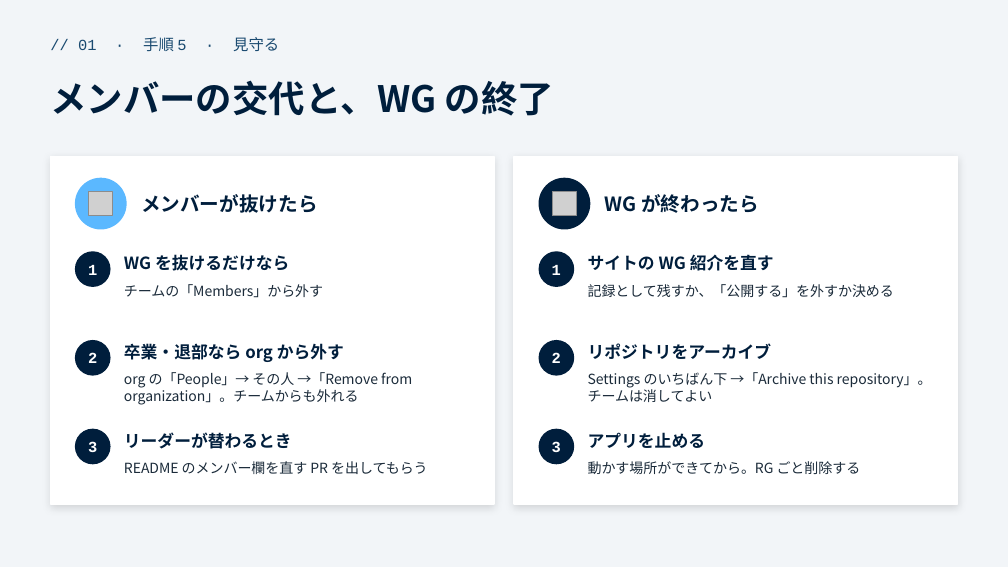
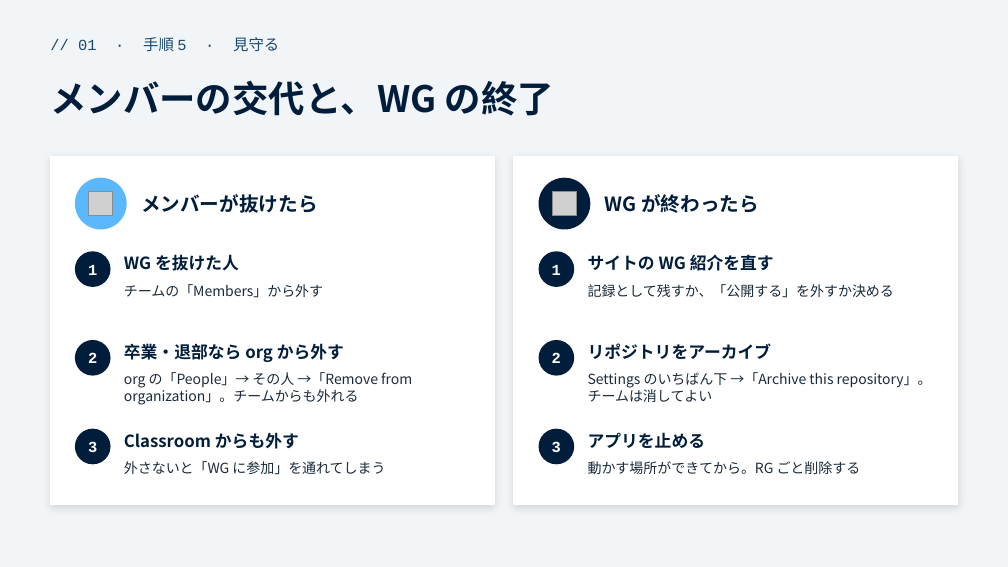
Before and after one commit to funITclub/homepage, a slide deck: slide 9 of docs/WG立ち上げガイド/01_リポジトリの作り方と運用.pptx (slide 8 before the commit). Drawn at 1008x567 pixels with LibreOffice and Linux fonts; fonts in the diff are those of the drawing; grey boxes stand for pictures. Boxes give left, top, right and bottom in pixels: in the first picture for what was removed or moved away, otherwise in the second. Text is boxed around its words. In the diff, an @@ line names an element or a change of style, - is before the commit and + after.

```diff
--- a/docs/WG立ち上げガイド/01_リポジトリの作り方と運用.pptx
+++ b/docs/WG立ち上げガイド/01_リポジトリの作り方と運用.pptx
@@ text at [124,254,239,271]: text changed @@
-WG を抜けるだけなら
+WG を抜けた人
@@ text at [124,432,299,449]: text changed @@
-リーダーが替わるとき
+Classroom からも外す
@@ text at [124,461,385,475]: text changed @@
-README のメンバー欄を直す PR を出してもらう
+外さないと「WG に参加」を通れてしまう
```
Also in this commit, not shown: 3 other slides changed, 1 slide added, 4 other files.
